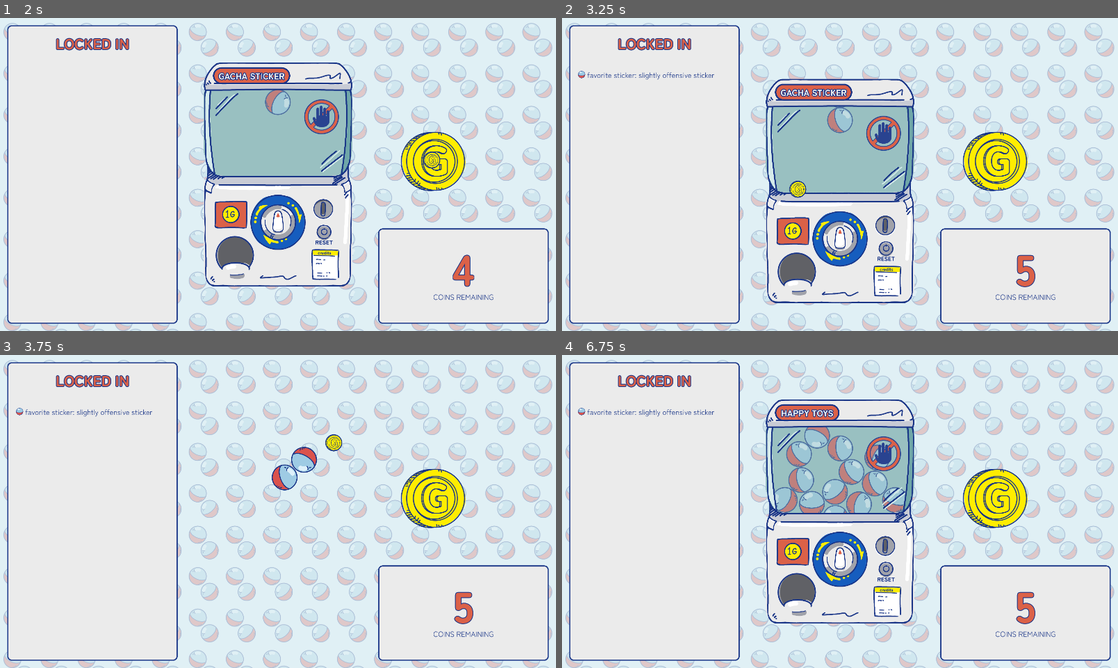
Above: before the commit, frames 1-4 (two rows, left to right).
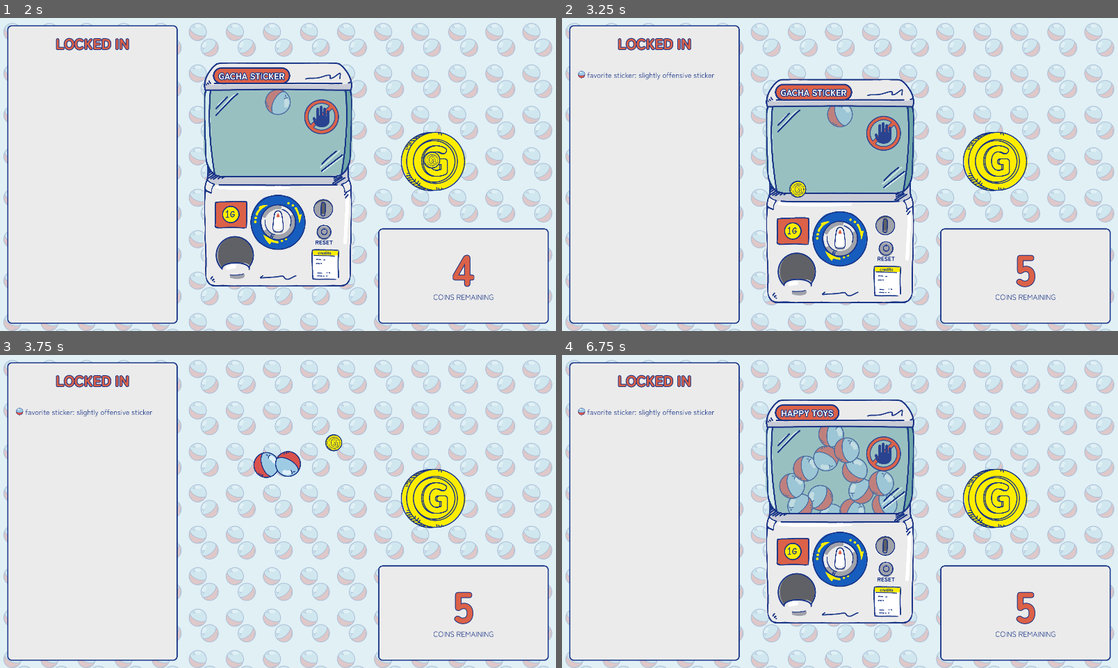
Above: after the commit, the same moments.

Repository: Jelligeth/GachaLife
Game: Godot game, scene res://scenes/main.tscn
Two runs of this game, one before a commit and one after it. Both use one fixed random seed, a clock stepped at 60 frames per second and the inputs below.
Inputs (mouse positions are in pixels of both pictures, inside the frame that each line leads up to):
- Up to frame 1 (2 s): click "BEGIN" at 0.5 s; tap Enter at 1.25 s; move the mouse to (433, 158) at 1.27 s; click (433, 158) at 1.42 s
- Up to frame 2 (3.25 s): move the mouse to (795, 255) at 2.02 s; click (795, 255) at 2.17 s; click "LOCK IT IN" at 2.75 s
- Up to frame 3 (3.75 s): move the mouse to (333, 442) at 3.52 s; click (333, 442) at 3.67 s
- Up to frame 4 (6.75 s): tap Space at 4.25 s; move the mouse to (812, 574) at 4.27 s; click (812, 574) at 4.42 s; move the mouse to (840, 467) at 5.02 s; click (840, 467) at 5.17 s; move the mouse to (840, 558) at 5.77 s; click (840, 558) at 5.92 s; move the mouse to (884, 545) at 6.52 s; click (884, 545) at 6.67 s

Frame 1 is identical in both runs. In frame 2, 0.2% of the frame differs, in the area x 47-53%, y 28-37%; in frame 3, 0.9%; in frame 4, 2.6%, in the area x 38-62%, y 23-51%.

Commit message:
fixes bugs

Diff:
--- a/scenes/UI.tscn
+++ b/scenes/UI.tscn
@@ -453,7 +453,6 @@
 
 [node name="WinAudio" type="AudioStreamPlayer" parent="Theme/Audio"]
 stream = ExtResource("7_yn8xi")
-volume_db = 10.0
 
 [node name="PopOpenAudio" type="AudioStreamPlayer" parent="Theme/Audio"]
 stream = ExtResource("10_osndb")
--- a/scenes/gacha_ball.tscn
+++ b/scenes/gacha_ball.tscn
@@ -6,10 +6,10 @@
 [ext_resource type="AudioStream" uid="uid://bui34crkjff2h" path="res://sounds/ball/ball_collision_2.mp3" id="4_it4pm"]
 
 [sub_resource type="PhysicsMaterial" id="PhysicsMaterial_x030b"]
-friction = 0.0
+friction = 0.05
 
 [sub_resource type="CircleShape2D" id="CircleShape2D_ccrjb"]
-radius = 90.0
+radius = 75.0
 
 [sub_resource type="AudioStreamRandomizer" id="AudioStreamRandomizer_u8211"]
 random_volume_offset_db = 10.0
@@ -18,7 +18,6 @@
 stream_1/stream = ExtResource("4_it4pm")
 
 [node name="GachaBall" type="RigidBody2D" node_paths=PackedStringArray("audio")]
-mass = 5.0
 physics_material_override = SubResource("PhysicsMaterial_x030b")
 script = ExtResource("1_nqa8r")
 audio = NodePath("AudioStreamPlayer2D")
--- a/scenes/gacha_machine.gd
+++ b/scenes/gacha_machine.gd
@@ -4,6 +4,7 @@
 signal turned_knob
 signal took_ball
 signal show_credits
+signal return_coin
 
 @export var ball_scene: PackedScene
 
@@ -22,6 +23,7 @@
 
 var ball_count: int = 0
 
+var has_ball: bool = false
 var got_ball: RigidBody2D
 
 var coin: Coin = null
@@ -66,11 +68,15 @@
 	turning = false
 
 func wiggle() -> void:
+	if turning:
+		return
+	turning = true
 	audio_knob_stop.play()
 	var original_rotation = knob.rotation
 	await tween_rotation(knob, original_rotation + 0.1, 0.05)
 	await tween_rotation(knob, original_rotation - 0.1, 0.1)
 	await tween_rotation(knob, original_rotation, 0.05)
+	turning = false
 
 func empty() -> void:
 	var balls = ball_node.get_children()
@@ -80,6 +86,8 @@
 func reset_level() -> void:
 	if spawning: return
 	empty()
+	if paid or has_ball or got_ball:
+		return_coin.emit()
 	var tween = create_tween()
 	got_ball = null
 	turning = false
@@ -103,7 +111,7 @@
 
 func _on_gacha_knob_input_event(_viewport: Node, event: InputEvent, _shape_idx: int) -> void:
 	if not turning and event is InputEventMouseButton and event.is_pressed() and event.button_index == MOUSE_BUTTON_LEFT:
-		if paid:
+		if not got_ball and paid and (knob.rotation == 0 or (knob.rotation > 0 and has_ball)):
 			turn_knob()
 		else:
 			wiggle()
@@ -143,7 +151,14 @@
 	if area is Coin:
 		coin = null
 
-
 func _on_window_input_event(_viewport: Node, event: InputEvent, _shape_idx: int) -> void:
 	if event is InputEventMouseButton and event.is_pressed() and event.button_index == MOUSE_BUTTON_LEFT:
 		shake()
+
+func _on_knob_body_entered(body: Node2D) -> void:
+	if body is Ball:
+		has_ball = true
+
+func _on_knob_body_exited(body: Node2D) -> void:
+	if body is Ball:
+		has_ball = false
--- a/scenes/gacha_machine.tscn
+++ b/scenes/gacha_machine.tscn
@@ -25,7 +25,8 @@
 size = Vector2(1024, 800)
 
 [sub_resource type="PhysicsMaterial" id="PhysicsMaterial_4nx25"]
-friction = 0.1
+friction = 0.2
+rough = true
 
 [sub_resource type="PhysicsMaterial" id="PhysicsMaterial_7whlx"]
 friction = 0.0
@@ -113,7 +114,7 @@
 physics_material_override = SubResource("PhysicsMaterial_4nx25")
 
 [node name="CollisionPolygon2D" type="CollisionPolygon2D" parent="Body/Guts"]
-polygon = PackedVector2Array(-394, 15, -463, -19, -490, -97, -492, -640, -416, -767, 414, -759, 479, -609, 495, -154, 482, -67, 428, 5, 98, 44, 117, 64, 201, 90, 271, 232, 250, 392, 148, 521, 40, 600, -88, 602, -171, 533, -203, 462, -166, 574, -194, 648, -248, 689, -348, 688, -302, 771, 573, 783, 588, -872, -619, -870, -593, 772, -306, 772, -355, 685, -419, 627, -427, 559, -387, 345, -250, 150, -124, 72, -122, 45)
+polygon = PackedVector2Array(-394, 15, -463, -19, -490, -97, -492, -640, -416, -767, 414, -759, 479, -609, 495, -154, 482, -67, 428, 5, 92, 72, 81, 96, 189, 142, 238, 252, 262, 404, 175, 520, 29, 572, -138, 547, -182, 446, -209, 460, -166, 574, -194, 648, -248, 689, -348, 688, -302, 771, 573, 783, 588, -872, -619, -870, -593, 772, -306, 772, -355, 685, -419, 627, -427, 559, -387, 345, -272, 139, -112, 98, -123, 72)
 
 [node name="Sprite2D" type="Sprite2D" parent="Body"]
 position = Vector2(0, 330)
@@ -121,6 +122,7 @@
 
 [node name="Knob" type="Area2D" parent="Body"]
 position = Vector2(0, 330)
+rotation = 1.44339
 
 [node name="Sprite2D" type="Sprite2D" parent="Body/Knob"]
 texture = ExtResource("6_wrmun")
@@ -129,7 +131,7 @@
 physics_material_override = SubResource("PhysicsMaterial_7whlx")
 
 [node name="CollisionPolygon2D" type="CollisionPolygon2D" parent="Body/Knob/KnobMechanism"]
-polygon = PackedVector2Array(-84, -1, -69, -118, 88, -281, 187, -205, 239, -105, 256, 62, 181, 166, 2, 226, -147, 178, -188, 56)
+polygon = PackedVector2Array(-89, 76, -57.7354, 7.65699, -86, -81, -127, -138, -76, -200, 2, -245, 68, -250, 187, -205, 239, -105, 256, 62, 181, 166, 2, 226, -132, 212, -178, 112)
 
 [node name="CollisionShape2D" type="CollisionShape2D" parent="Body/Knob"]
 shape = SubResource("CircleShape2D_7ngg7")
@@ -221,8 +223,8 @@
 [connection signal="body_entered" from="Body/Hole" to="." method="_on_hole_body_entered"]
 [connection signal="input_event" from="Body/Hole" to="." method="_on_hole_input_event"]
 [connection signal="input_event" from="Body/Cover/Window" to="." method="_on_window_input_event"]
-[connection signal="body_entered" from="Body/Knob" to="Body" method="_on_gacha_knob_body_entered"]
-[connection signal="body_exited" from="Body/Knob" to="Body" method="_on_gacha_knob_body_exited"]
+[connection signal="body_entered" from="Body/Knob" to="." method="_on_knob_body_entered"]
+[connection signal="body_exited" from="Body/Knob" to="." method="_on_knob_body_exited"]
 [connection signal="input_event" from="Body/Knob" to="." method="_on_gacha_knob_input_event"]
 [connection signal="input_event" from="Body/Knob" to="Body" method="_on_gacha_knob_input_event"]
 [connection signal="area_entered" from="Body/CoinHole" to="." method="_on_coin_hole_area_entered"]
--- a/scenes/game_controller.gd
+++ b/scenes/game_controller.gd
@@ -21,6 +21,7 @@
 	level_arrays = gacha_list.data
 	gacha_machine.took_ball.connect(open_ball)
 	gacha_machine.show_credits.connect(show_credits)
+	gacha_machine.return_coin.connect(return_coin)
 	ui.lock_in.connect(lock_in)
 	ui.start_over.connect(reload)
 	ui.set_coins_text(coin_count)
@@ -85,6 +86,8 @@
 func game_over(end: bool) -> void:
 	ui.end_game(end)
 
+func return_coin() -> void:
+	update_coin_count(1)
 
 func get_coin() -> void:
 	audio_coin.play()
--- a/scenes/ui.gd
+++ b/scenes/ui.gd
@@ -84,8 +84,9 @@
 	var list = end_list.get_children()
 	for item in list:
 		item.queue_free()
+	lock_audio.play()
 	start_over.emit()
-	win_audio.play()
+
 
 func _on_start_button_pressed() -> void:
 	win_audio.play()
